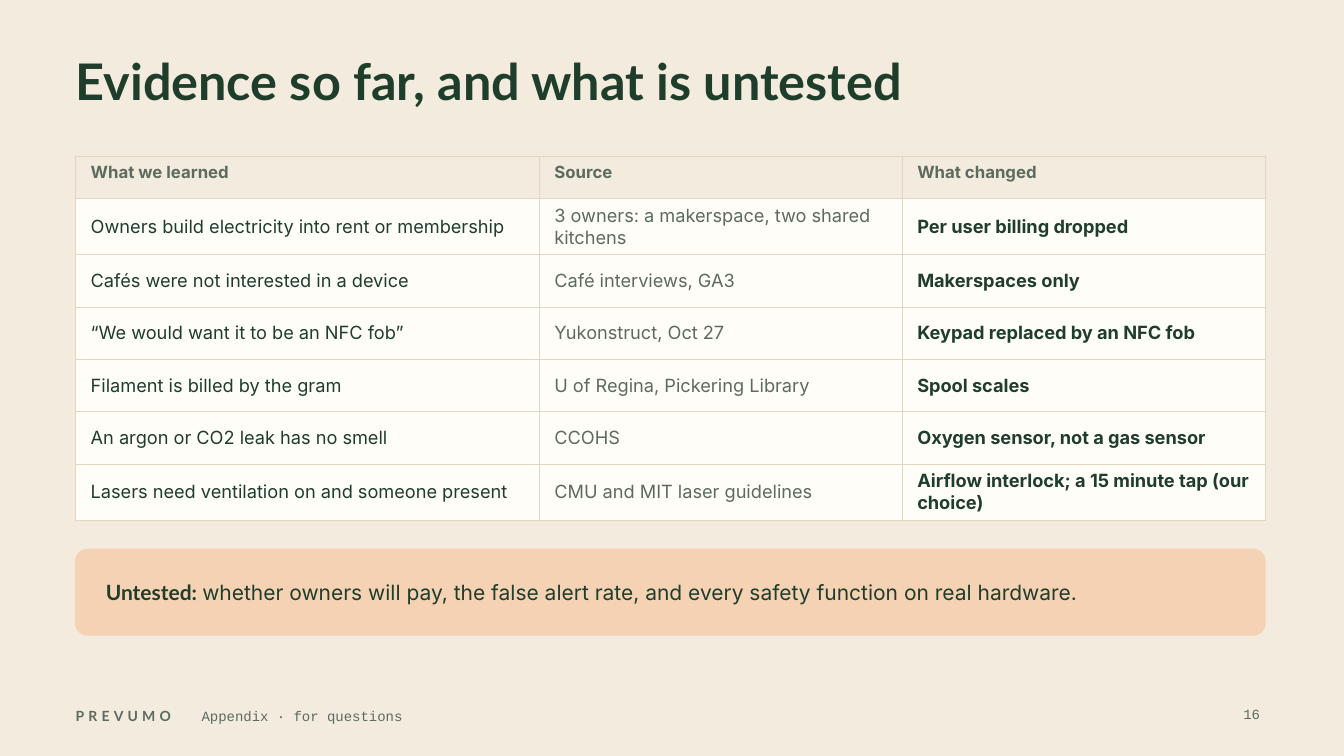
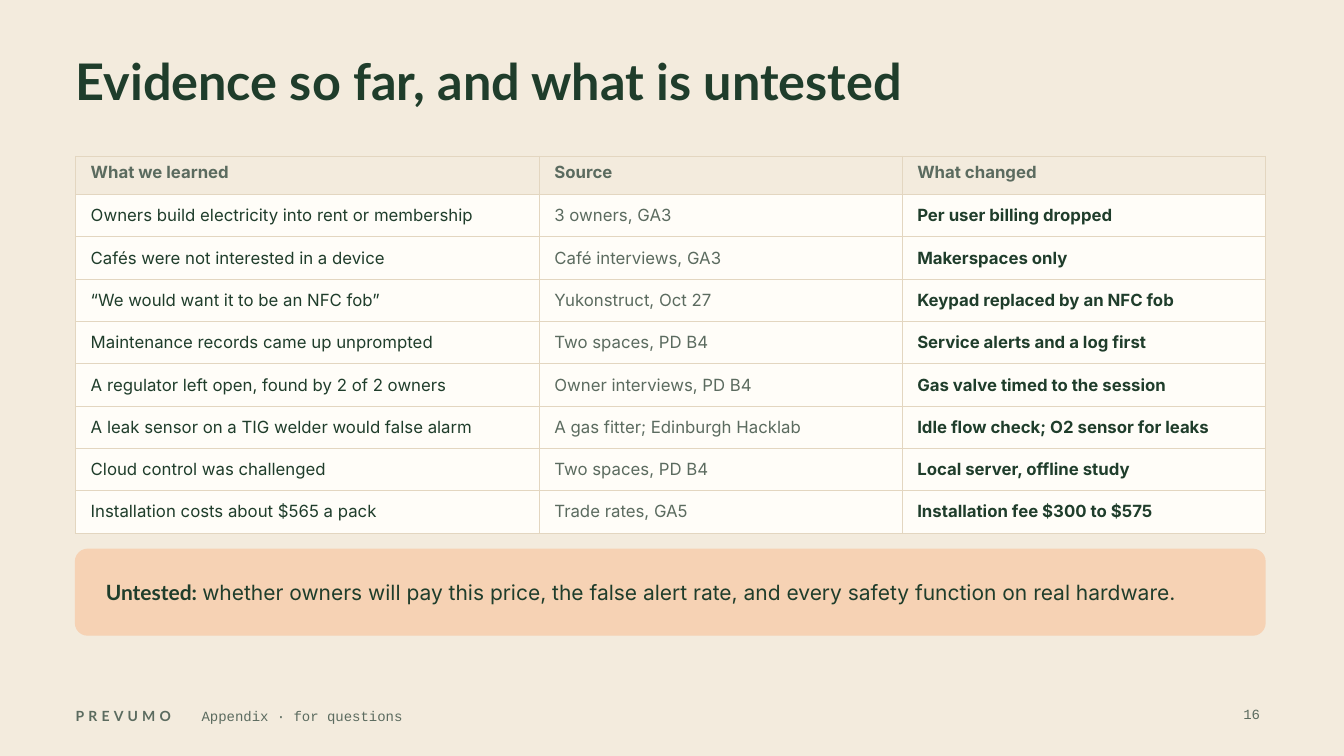
Before and after one commit to WAHB22/wahbs-world, a slide deck: slide 16 of prevumo/deliverables/final/PREVUMO-final.pptx. Drawn at 1344x756 pixels with LibreOffice and Linux fonts; fonts in the diff are those of the drawing. Boxes give left, top, right and bottom in pixels: in the first picture for what was removed or moved away, otherwise in the second. Text is boxed around its words. In the diff, an @@ line names an element or a change of style, - is before the commit and + after.

```diff
--- a/prevumo/deliverables/final/PREVUMO-final.pptx
+++ b/prevumo/deliverables/final/PREVUMO-final.pptx
@@ table at <box>76,156,1265,525</box> @@
-row 2, column 2: 3 owners: a makerspace, two shared kitchens
+row 2, column 2: 3 owners, GA3
-row 5: Filament is billed by the gram | U of Regina, Pickering Library | Spool scales
-row 6: An argon or CO2 leak has no smell | CCOHS | Oxygen sensor, not a gas sensor
-row 7: Lasers need ventilation on and someone present | CMU and MIT laser guidelines | Airflow interlock; a 15 minute tap (our choice)
+row 5: Maintenance records came up unprompted | Two spaces, PD B4 | Service alerts and a log first
+row 6: A regulator left open, found by 2 of 2 owners | Owner interviews, PD B4 | Gas valve timed to the session
+row 7: A leak sensor on a TIG welder would false alarm | A gas fitter; Edinburgh Hacklab | Idle flow check; O2 sensor for leaks
+row 8: Cloud control was challenged | Two spaces, PD B4 | Local server, offline study
+row 9: Installation costs about $565 a pack | Trade rates, GA5 | Installation fee $300 to $575
@@ text at <box>106,584,1175,605</box>: text changed @@
-Untested: whether owners will pay, the false alert rate, and every safety function on real hardware.
+Untested: whether owners will pay this price, the false alert rate, and every safety function on real hardware.
```
Also in this commit, not shown: 6 other slides changed, 3 slides added, 3 slides removed, 11 other files.
